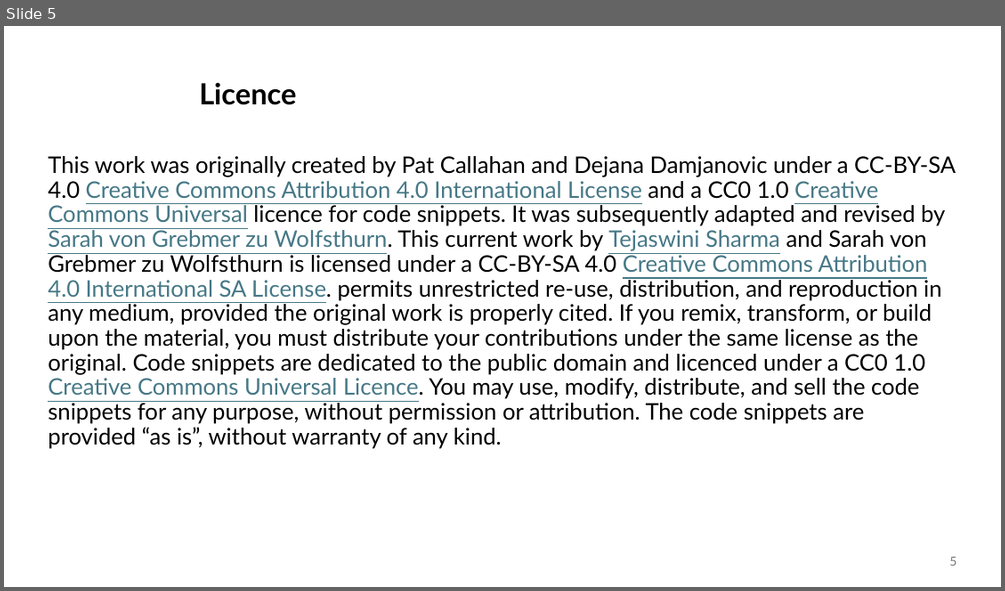
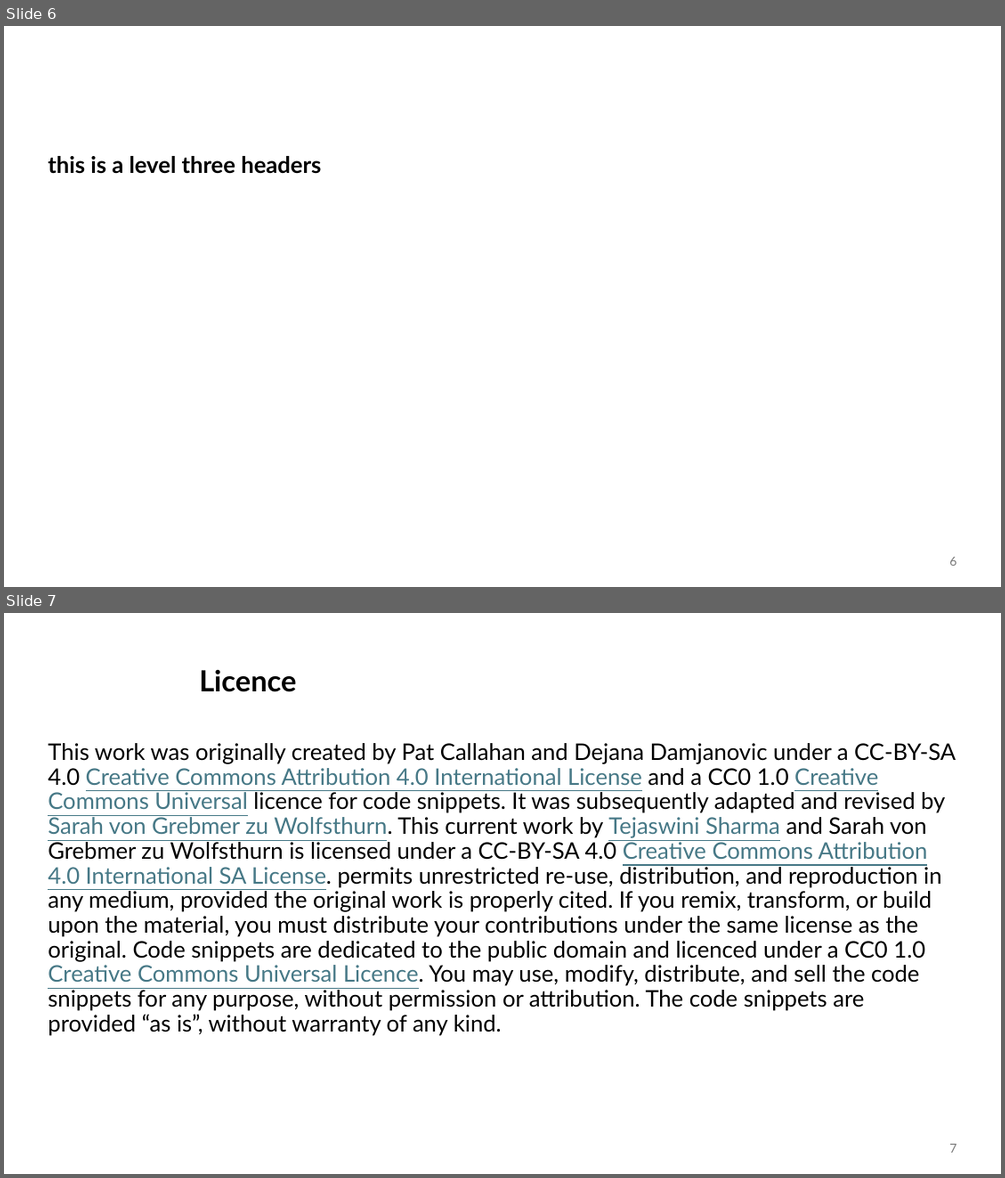
Before and after one commit to lmu-osc/train-the-trainer-test-repo-separate-slidedeck-zenodo, a slide deck: lmu-branded-test.pptx. Shown one above the other, each under a label of ours: slide 5 before the commit, slides 6 and 7 after it. The pictures are 1005x591 and 1005x1178 pixels, drawn with LibreOffice and Linux fonts; fonts in the diff are those of the drawing; background and template pictures are left out. Boxes give left, top, right and bottom in pixels: in the first picture for what was removed or moved away, otherwise in the second. Text is boxed around its words. In the diff, an @@ line names an element or a change of style, - is before the commit and + after.

```diff
--- a/lmu-branded-test.pptx
+++ b/lmu-branded-test.pptx
@@ slide 6 added at [4, 26, 1001, 587], background #FFFFFF @@
@@ text added at [48, 156, 321, 174], 22 pt, text #000000, bold @@
+this is a level three headers
@@ page number added at [949, 556, 956, 565], 12 pt, text #797979 @@
+6
@@ what was slide 5 is now slide 7 @@
@@ page number at [949, 1143, 956, 1152]: text changed @@
-5
+7
```
Also in this commit, not shown: 1 slide changed, 1 other slide added, 18 other files.
